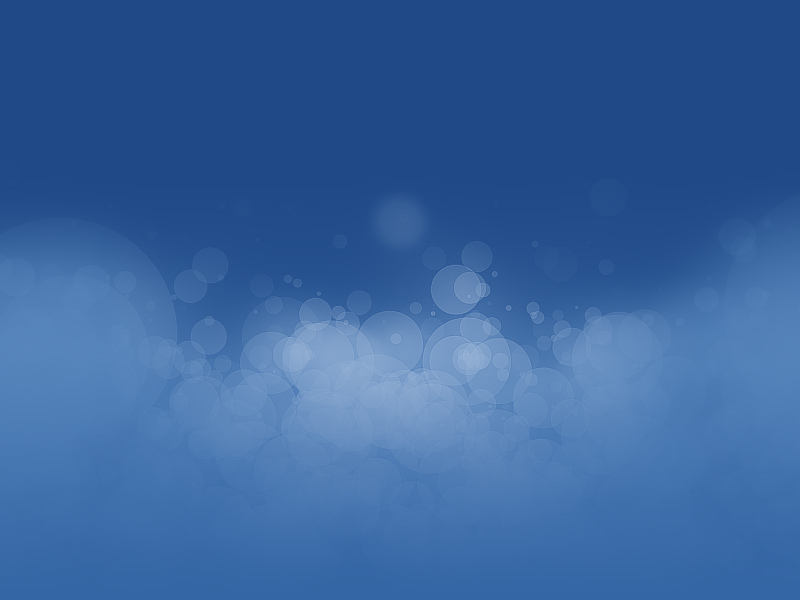
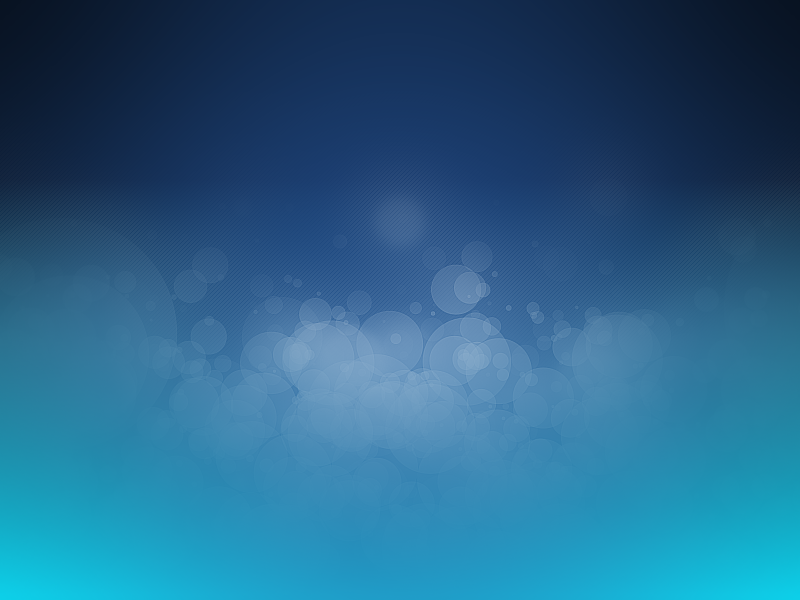
Two versions of the same layered image (800 x 600). Layer-by-layer changes:
added layer "Shade" above "Mate#1" over [0, 0, 800, 600]
added layer "Shade line" (50%) above "1360x768.svg copy#2" over [0, 0, 800, 501]
